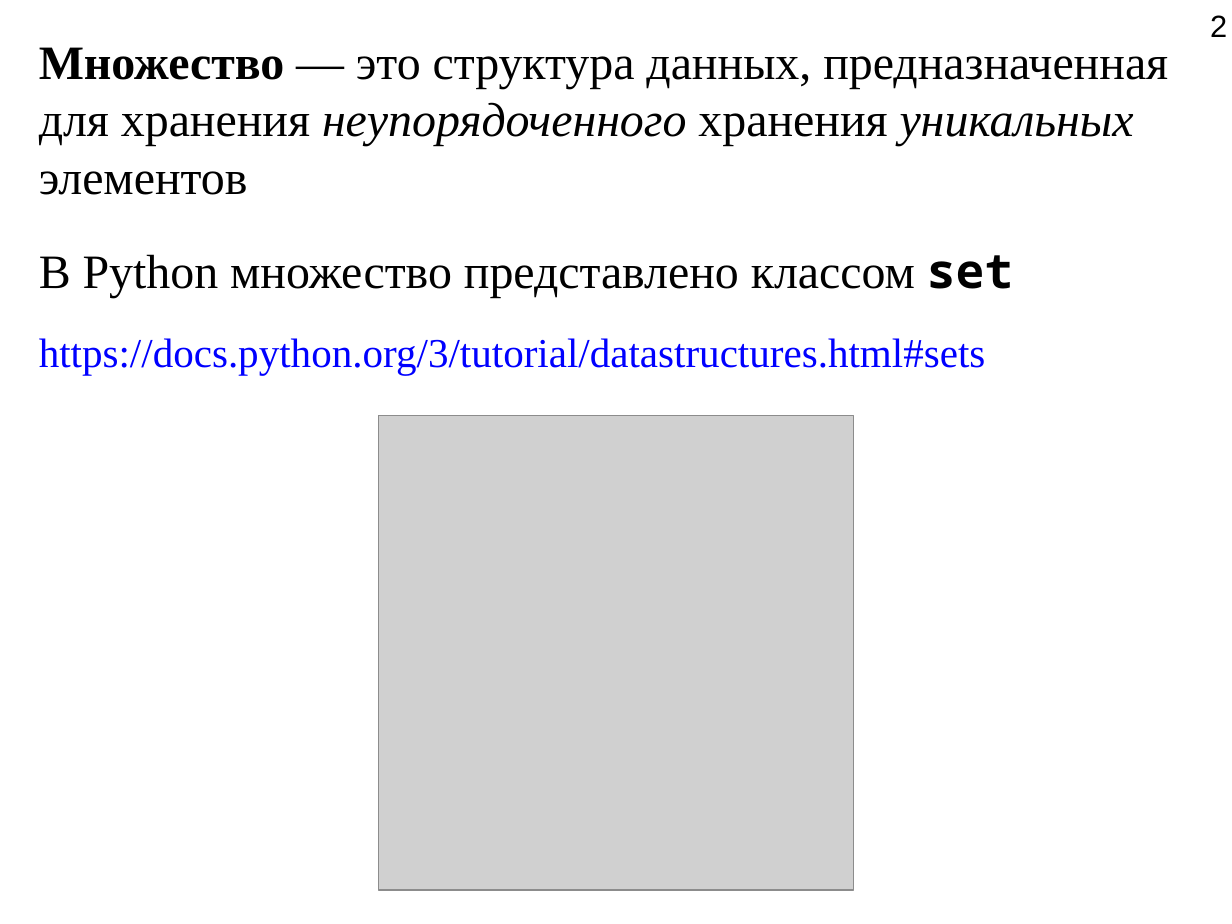
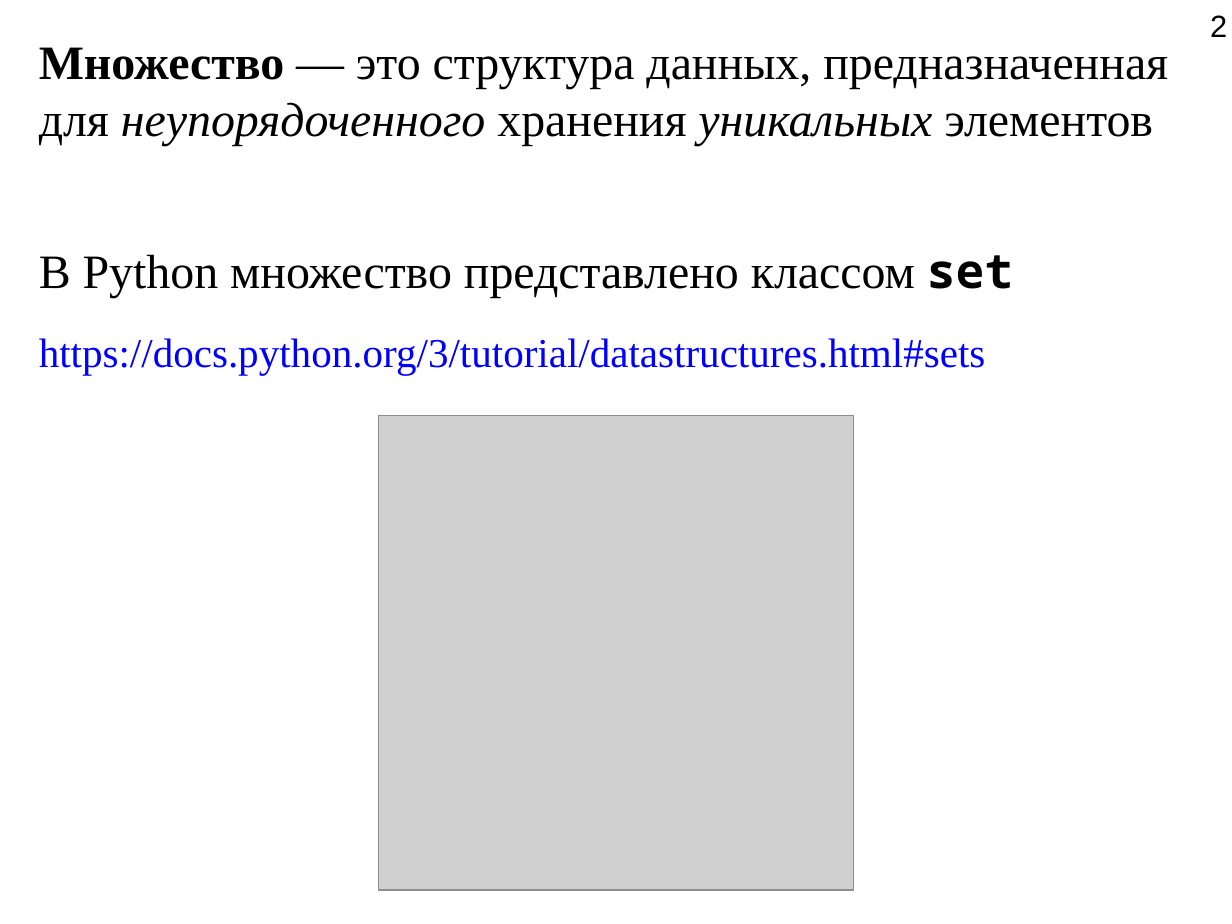
Before and after one commit to Jenyay/modelling, a slide deck: slide 2 of python language/presentations/07. Basic data structures. Sets.odp. Drawn at 1232x924 pixels with LibreOffice and Linux fonts; fonts in the diff are those of the drawing; grey boxes stand for pictures. Boxes give left, top, right and bottom in pixels: in the first picture for what was removed or moved away, otherwise in the second. Text is boxed around its words. In the diff, an @@ line names an element or a change of style, - is before the commit and + after.

```diff
--- a/python language/presentations/07. Basic data structures. Sets.odp
+++ b/python language/presentations/07. Basic data structures. Sets.odp
@@ text at bbox=[39, 47, 1168, 146]: text changed @@
-Множество — это структура данных, предназначенная для хранения неупорядоченного хранения уникальных элементов
+Множество — это структура данных, предназначенная для неупорядоченного хранения уникальных элементов
```
Also in this commit, not shown: 20 other files.
